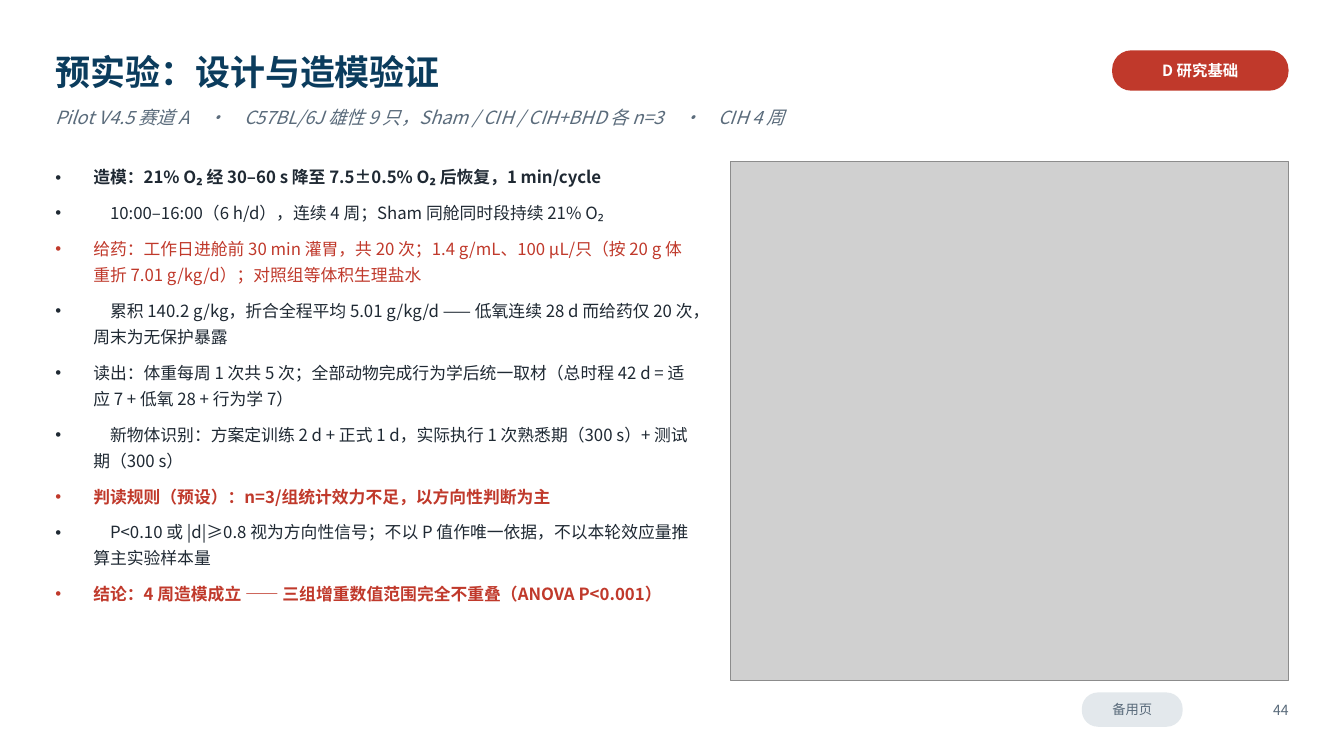
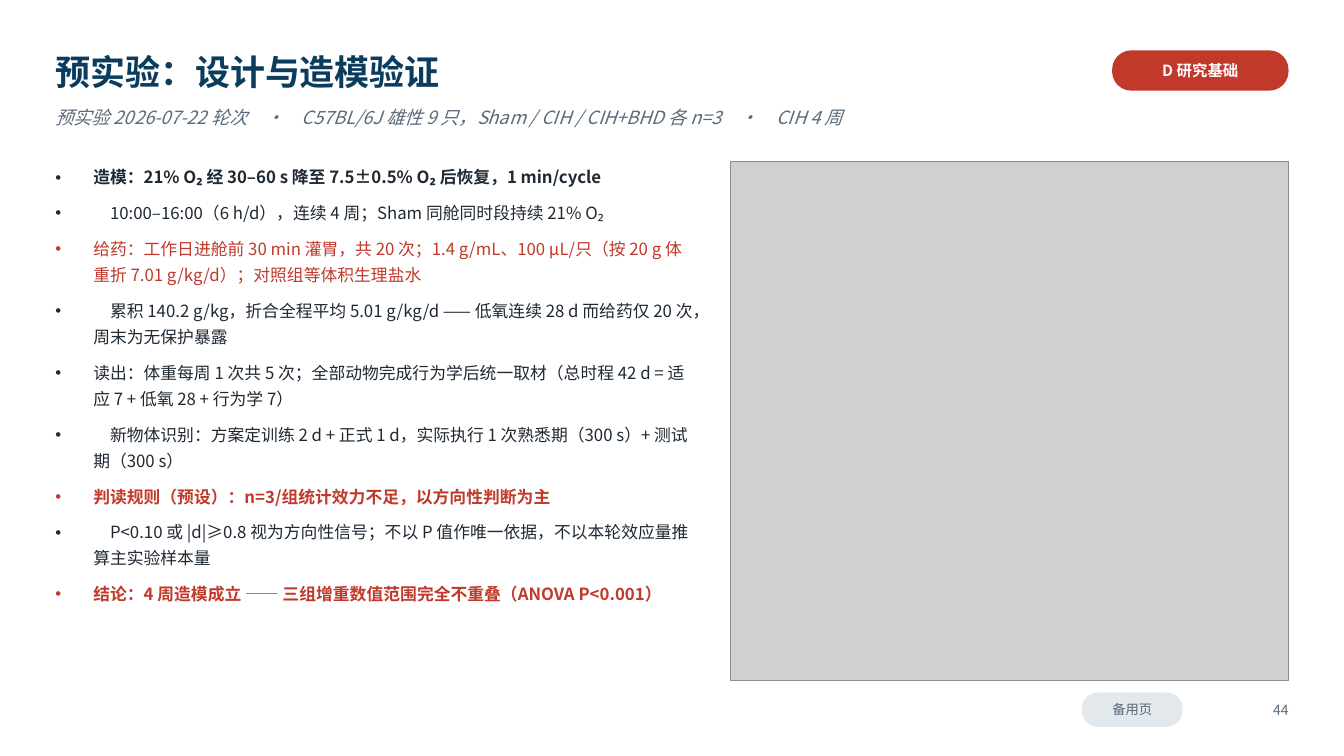
Before and after one commit to xoaiquynhanh17228kk-sketch/test, a slide deck: slide 44 of 开题报告_6分钟版.pptx. Drawn at 1344x756 pixels with LibreOffice and Linux fonts; fonts in the diff are those of the drawing; grey boxes stand for pictures. Boxes give left, top, right and bottom in pixels: in the first picture for what was removed or moved away, otherwise in the second. Text is boxed around its words. In the diff, an @@ line names an element or a change of style, - is before the commit and + after.

```diff
--- a/开题报告_6分钟版.pptx
+++ b/开题报告_6分钟版.pptx
@@ text at bbox=[55, 108, 842, 127]: text changed @@
-Pilot V4.5 赛道 A · C57BL/6J 雄性 9 只，Sham / CIH / CIH+BHD 各 n=3 · CIH 4 周
+预实验 2026-07-22 轮次 · C57BL/6J 雄性 9 只，Sham / CIH / CIH+BHD 各 n=3 · CIH 4 周
```
Also in this commit, not shown: 8 other slides changed, 5 other files.
